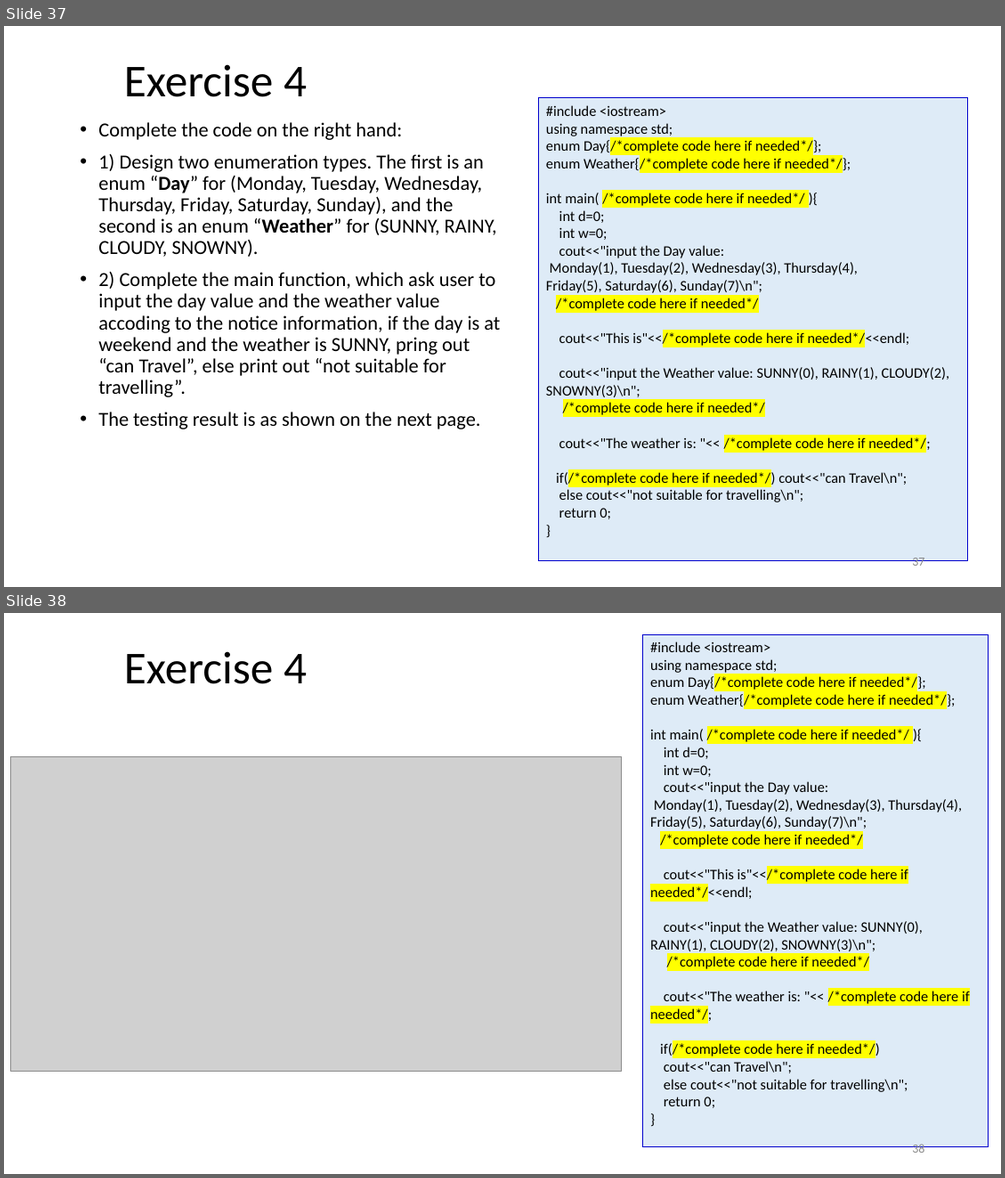
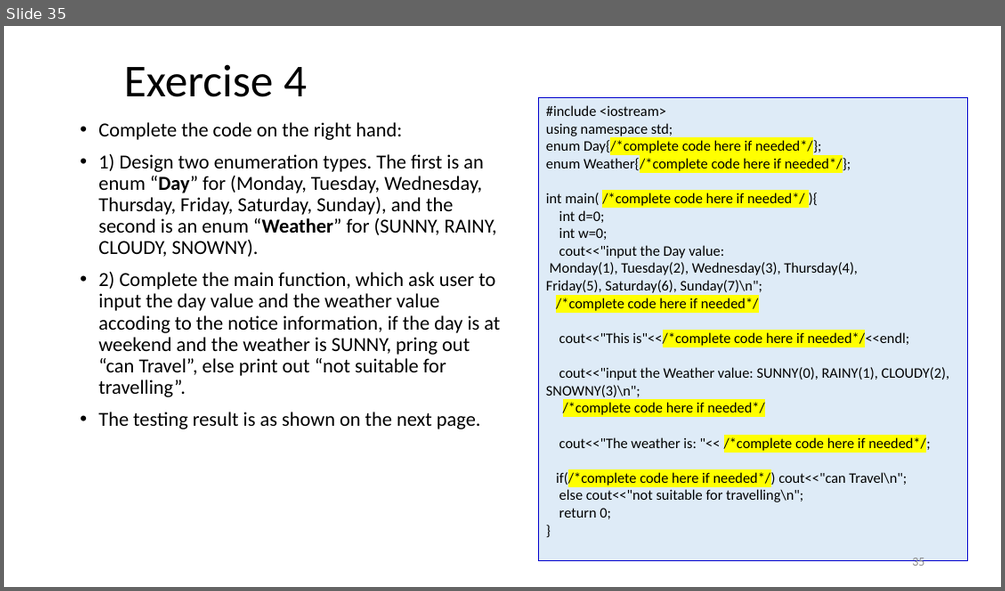
Before and after one commit to ShiqiYu/CPP, a slide deck: week04/Lab04.pptx. Shown one above the other, each under a label of ours: slides 37 and 38 before the commit, slide 35 after it. The pictures are 1005x1178 and 1005x591 pixels, drawn with LibreOffice and Linux fonts; fonts in the diff are those of the drawing; grey boxes stand for pictures; background and template pictures are left out. Boxes give left, top, right and bottom in pixels: in the first picture for what was removed or moved away, otherwise in the second. Text is boxed around its words. In the diff, an @@ line names an element or a change of style, - is before the commit and + after.

```diff
--- a/week04/Lab04.pptx
+++ b/week04/Lab04.pptx
@@ slide 38 removed at (4,613,1001,1174), background #FFFFFF @@
@@ rectangle removed at (643,634,989,1147) @@
-#include <iostream>
-using namespace std;
-enum Day{/*complete code here if needed*/};
-enum Weather{/*complete code here if needed*/};
-int main( /*complete code here if needed*/ ){
-int d=0;
-int w=0;
-cout<<"input the Day value:
-Monday(1), Tuesday(2), Wednesday(3), Thursday(4),
-Friday(5), Saturday(6), Sunday(7)\n";
-/*complete code here if needed*/
-cout<<"This is"<</*complete code here if needed*/<<endl;
-cout<<"input the Weather value: SUNNY(0), RAINY(1), CLOUDY(2), SNOWNY(3)\n";
-/*complete code here if needed*/
-cout<<"The weather is: "<< /*complete code here if needed*/;
-if(/*complete code here if needed*/)
-cout<<"can Travel\n";
-else cout<<"not suitable for travelling\n";
-return 0;
-}
@@ title removed at (124,651,307,684) @@
-Exercise 4
@@ picture removed at (10,756,622,1071) @@
@@ page number removed at (912,1143,924,1152) @@
-38
@@ what was slide 37 is now slide 35 @@
@@ page number at (912,557,924,565): text changed @@
-37
+35
```
Also in this commit, not shown: 3 slides changed, 1 slide added, 2 other slides removed, 1 other file.
